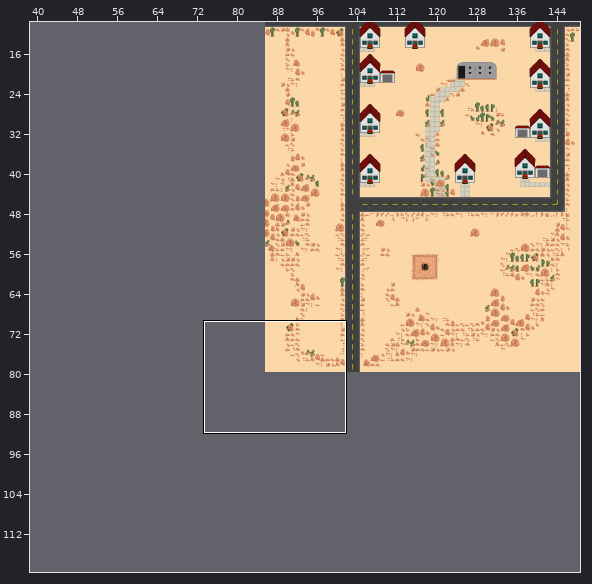
A Tiled map gets an edit: resources/scenes/map/citySouth.tmx. Above, an overview of the earlier version with the close-up marked.
Close-up. As it was:
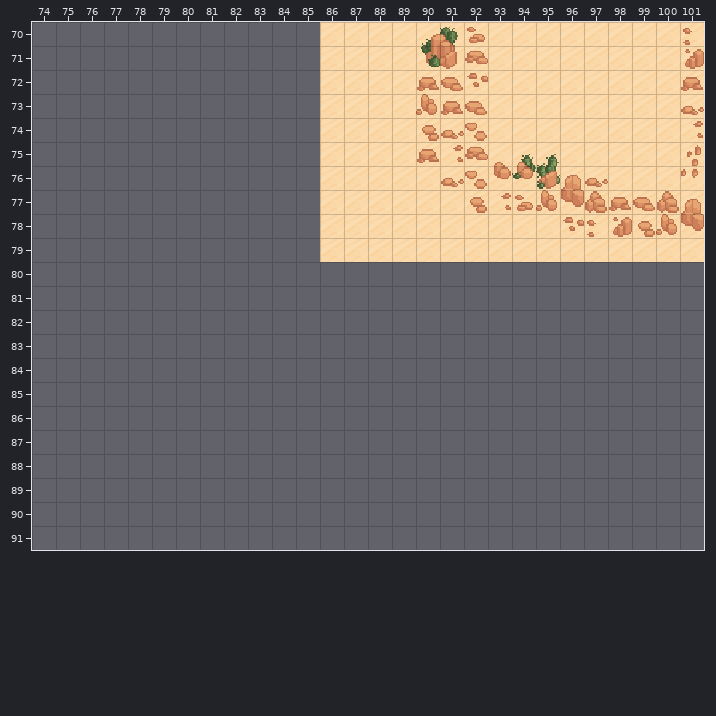
Cells are 16x16 px. Shown: x 74..101, y 70..91. The commit also changed other parts of the map, which this record leaves out. The old version is drawn lined up with the new one.
Once edited:
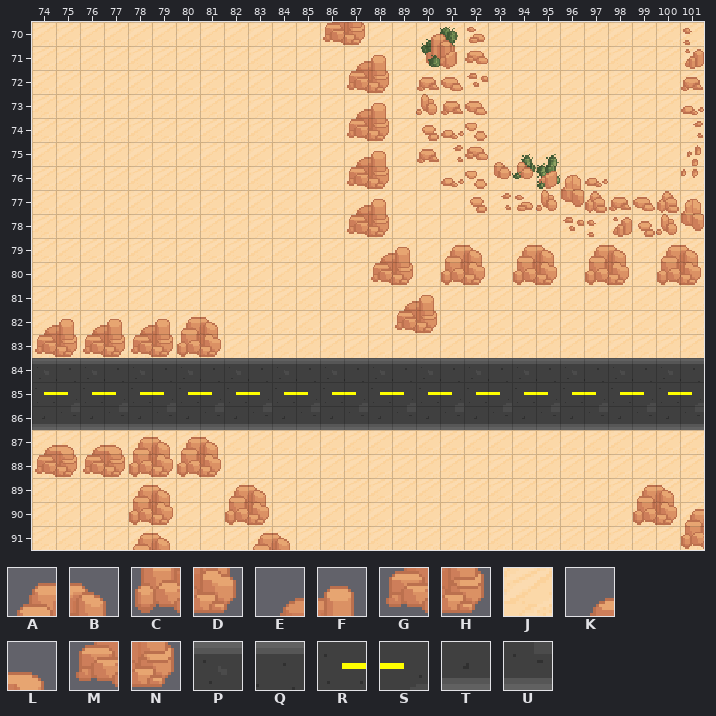
Key: from "FULL_DESERT_TILESET_WIP": A 134, B 135, C 166, D 167, E 198, F 199, G 230, H 231, J 305, K 326, L 327, M 358, N 359, P 416, Q 417, R 448, S 449, T 480, U 481.
_ is an empty cell.
Difference:
map size 100x100 -> 150x120 cells (old content now starts at 66,-7; both pictures use the new coordinates)
Layer "sandAndRoads":
y 70..79: x 74..85 ____________ -> JJJJJJJJJJJJ
y 80..83: x 74..101 ____________________________ -> JJJJJJJJJJJJJJJJJJJJJJJJJJJJ
y 84: x 74..101 ____________________________ -> PQPQPQPQPQPQPQPQPQPQPQPQPQPQ
y 85: x 74..101 ____________________________ -> RSRSRSRSRSRSRSRSRSRSRSRSRSRS
y 86: x 74..101 ____________________________ -> TUTUTUTUTUTUTUTUTUTUTUTUTUTU
y 87..91: x 74..101 ____________________________ -> JJJJJJJJJJJJJJJJJJJJJJJJJJJJ
Layer "rocksAndBuildings":
y 70: x 86..87 __ -> GH
y 71: x 87..88 __ -> EF
y 72: x 87..88 __ -> GH
y 73: x 87..88 __ -> EF
y 74: x 87..88 __ -> GH
y 75: x 87..88 __ -> EF
y 76: x 87..88 __ -> GH
y 77: x 87..88 __ -> EF
y 78: x 87..88 __ -> GH
y 79: x 88..89 __ -> EF; x 91..92 __ -> AB; x 94..95 __ -> AB; x 97..98 __ -> AB; x 100..101 __ -> AB
y 80: x 88..89 __ -> GH; x 91..92 __ -> CD; x 94..95 __ -> CD; x 97..98 __ -> CD; x 100..101 __ -> CD
y 81: x 89..90 __ -> EF
y 82: x 74..81 ________ -> EFEFEFAB; x 89..90 __ -> GH
y 83: x 74..81 ________ -> GHGHGHCD
y 87: x 74..81 ________ -> KLKLABAB
y 88: x 74..81 ________ -> MNMNCDCD
y 89: x 78..79 __ -> AB; x 82..83 __ -> AB; x 99..100 __ -> AB
y 90: x 78..79 __ -> CD; x 82..83 __ -> CD; x 99..101 ___ -> CDA
y 91: x 78..79 __ -> AB; x 83..84 __ -> AB; x 101 _ -> C
Pixel boxes of the changes (left, top, right, bottom) in both close-ups:
added: (32, 22, 704, 550)
